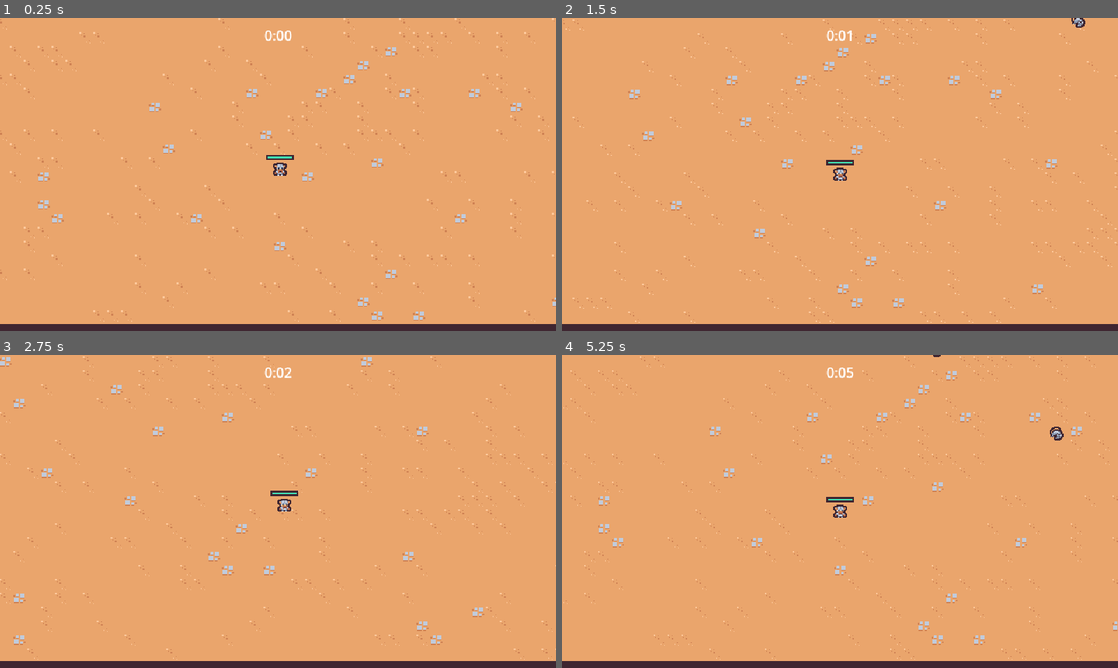
Above: before the commit, frames 1-4 (two rows, left to right).
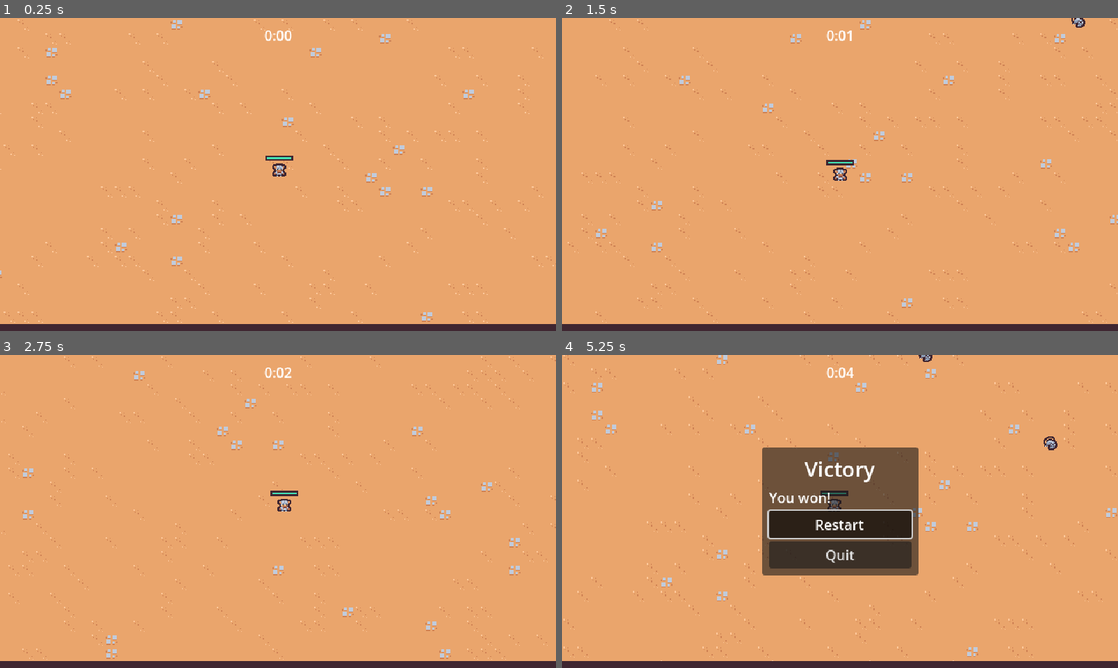
Above: after the commit, the same moments.

Repository: bseth15/2DSurvivorsCourse
Game: Godot game, scene res://scenes/main/main.tscn
The game is run twice, just before and just after one commit, with the same random seed, the same clock (stepped at 60 frames per second) and the same inputs.
Inputs (mouse positions are in pixels of both pictures, inside the frame that each line leads up to):
- Up to frame 1 (0.25 s): no input
- Up to frame 2 (1.5 s): move the mouse to (962, 158) at 0.52 s; press the mouse at (962, 158) at 0.53 s; hold D (move_right) 0.53-1.28 s; move the mouse to (728, 190) at 1.27 s; release the mouse at (728, 190) at 1.28 s; hold S (move_down) from 1.28 s (still down); click (728, 190) at 1.35 s
- Up to frame 3 (2.75 s): move the mouse to (333, 442) at 2.02 s; release S (move_down) at 2.03 s; press the mouse at (333, 442) at 2.03 s; hold D (move_right) from 2.03 s (still down)
- Up to frame 4 (5.25 s): move the mouse to (812, 574) at 2.77 s; release D (move_right) at 2.78 s; release the mouse at (812, 574) at 2.78 s; hold W (move_up) 2.78-3.53 s; click (812, 574) at 2.85 s; move the mouse to (1006, 558) at 3.52 s; press the mouse at (1006, 558) at 3.53 s; hold A (move_left) 3.53-5.03 s; move the mouse to (673, 464) at 4.27 s; release the mouse at (673, 464) at 4.28 s; click (673, 464) at 4.35 s; move the mouse to (867, 511) at 5.02 s; press the mouse at (867, 511) at 5.03 s; hold S (move_down) from 5.03 s (still down)

The runs differ from the first frame. In frame 1, 3.3% of the frame differs, in the area x 0-100%, y 0-98%; in frame 2, 2.9%; in frame 3, 2.8%; in frame 4, 14%.

Commit message:
create victory screen

Diff:
--- a/scenes/main/main.tscn
+++ b/scenes/main/main.tscn
@@ -40,6 +40,6 @@
 y_sort_enabled = true
 
 [node name="Player" parent="Entities" instance=ExtResource("1_q40pr")]
-position = Vector2(328, 199)
+position = Vector2(318, 343)
 
 [node name="Foreground" type="Node2D" parent="." groups=["foreground_layer"]]
--- a/scenes/manager/arena_time_manager.gd
+++ b/scenes/manager/arena_time_manager.gd
@@ -1,8 +1,18 @@
 extends Node
 class_name ArenaTimeManager
 
+@export var victory_screen_scene: PackedScene
 @onready var timer: Timer = $Timer
+
+
+func _ready() -> void:
+	timer.timeout.connect(on_timer_timeout)
 
 
 func get_time_elapsed():
 	return timer.wait_time - timer.time_left
+
+
+func on_timer_timeout():
+	var victory_screen_instance = victory_screen_scene.instantiate()
+	add_child(victory_screen_instance)
--- a/scenes/manager/arena_time_manager.tscn
+++ b/scenes/manager/arena_time_manager.tscn
@@ -1,11 +1,13 @@
-[gd_scene load_steps=2 format=3 uid="uid://eyy3owxkt7sx"]
+[gd_scene load_steps=3 format=3 uid="uid://eyy3owxkt7sx"]
 
 [ext_resource type="Script" path="res://scenes/manager/arena_time_manager.gd" id="1_8tv1b"]
+[ext_resource type="PackedScene" uid="uid://b58jcwqp4d3ep" path="res://scenes/ui/victory_screen.tscn" id="2_k2taq"]
 
 [node name="ArenaTimeManager" type="Node"]
 script = ExtResource("1_8tv1b")
+victory_screen_scene = ExtResource("2_k2taq")
 
 [node name="Timer" type="Timer" parent="."]
-wait_time = 60.0
+wait_time = 5.0
 one_shot = true
 autostart = true
--- /dev/null
+++ b/scenes/ui/victory_screen.gd
@@ -0,0 +1,16 @@
+extends CanvasLayer
+
+
+func _ready() -> void:
+	get_tree().paused = true
+	$%RestartButton.pressed.connect(on_restart_button_pressed)
+	$%QuitButton.pressed.connect(on_quit_button_pressed)
+
+
+func on_restart_button_pressed():
+	get_tree().paused = false
+	get_tree().change_scene_to_file("res://scenes/main/main.tscn")
+
+
+func on_quit_button_pressed():
+	get_tree().quit()
--- /dev/null
+++ b/scenes/ui/victory_screen.tscn
@@ -0,0 +1,53 @@
+[gd_scene load_steps=2 format=3 uid="uid://b58jcwqp4d3ep"]
+
+[ext_resource type="Script" path="res://scenes/ui/victory_screen.gd" id="1_a2wmn"]
+
+[node name="VictoryScreen" type="CanvasLayer"]
+process_mode = 3
+script = ExtResource("1_a2wmn")
+
+[node name="MarginContainer" type="MarginContainer" parent="."]
+anchors_preset = 15
+anchor_right = 1.0
+anchor_bottom = 1.0
+grow_horizontal = 2
+grow_vertical = 2
+
+[node name="PanelContainer" type="PanelContainer" parent="MarginContainer"]
+layout_mode = 2
+size_flags_horizontal = 4
+size_flags_vertical = 4
+
+[node name="MarginContainer" type="MarginContainer" parent="MarginContainer/PanelContainer"]
+custom_minimum_size = Vector2(180, 0)
+layout_mode = 2
+theme_override_constants/margin_left = 8
+theme_override_constants/margin_top = 8
+theme_override_constants/margin_right = 8
+theme_override_constants/margin_bottom = 8
+
+[node name="VBoxContainer" type="VBoxContainer" parent="MarginContainer/PanelContainer/MarginContainer"]
+layout_mode = 2
+
+[node name="Label" type="Label" parent="MarginContainer/PanelContainer/MarginContainer/VBoxContainer"]
+layout_mode = 2
+theme_override_font_sizes/font_size = 24
+text = "Victory"
+horizontal_alignment = 1
+vertical_alignment = 1
+
+[node name="Label2" type="Label" parent="MarginContainer/PanelContainer/MarginContainer/VBoxContainer"]
+layout_mode = 2
+text = "You won!"
+
+[node name="RestartButton" type="Button" parent="MarginContainer/PanelContainer/MarginContainer/VBoxContainer"]
+unique_name_in_owner = true
+layout_mode = 2
+text = "Restart
+"
+
+[node name="QuitButton" type="Button" parent="MarginContainer/PanelContainer/MarginContainer/VBoxContainer"]
+unique_name_in_owner = true
+layout_mode = 2
+text = "Quit
+"
